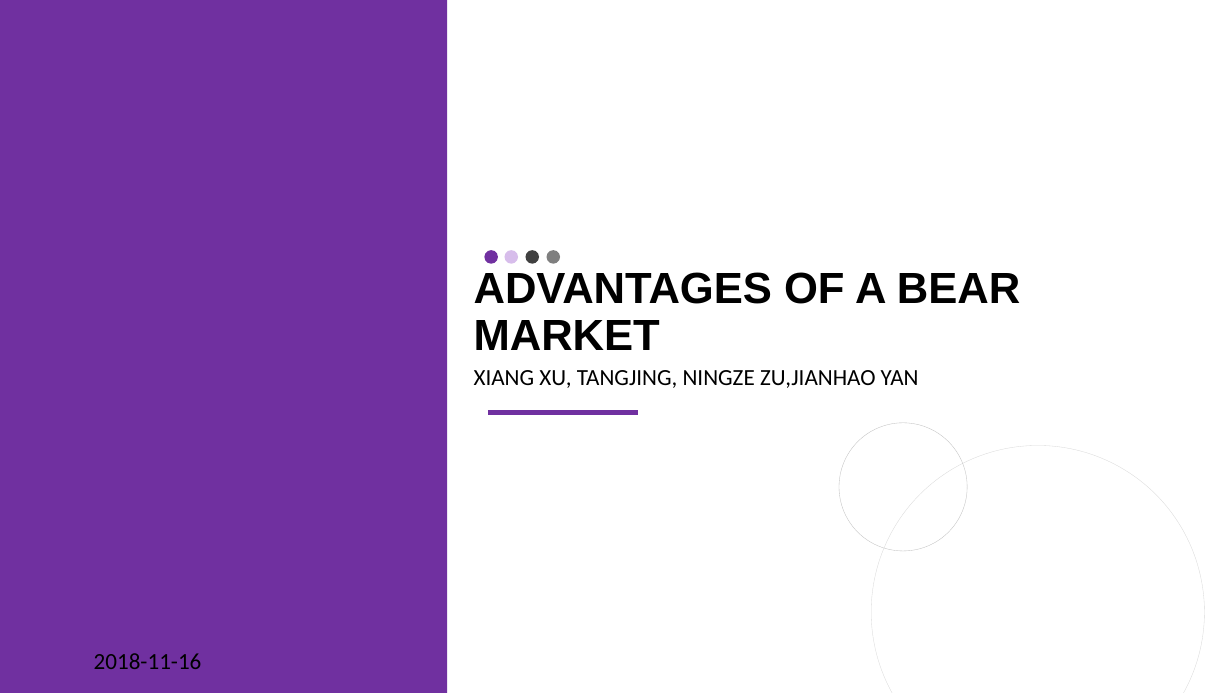
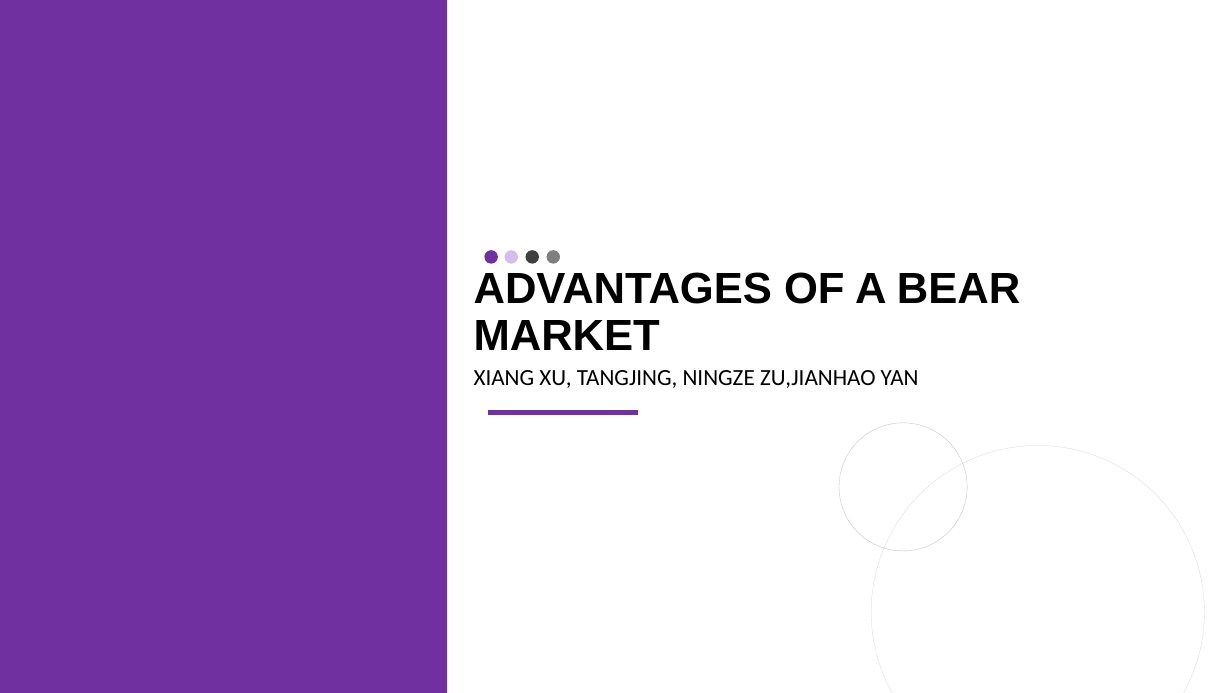
Before and after one commit to xiangx7805/MA615_TeamAssign, a slide deck: slide 1 of Officer/FinishedTemp.pptx. Drawn at 1232x693 pixels with LibreOffice and Linux fonts; fonts in the diff are those of the drawing. Boxes give left, top, right and bottom in pixels: in the first picture for what was removed or moved away, otherwise in the second. Text is boxed around its words. In the diff, an @@ line names an element or a change of style, - is before the commit and + after.

```diff
--- a/Officer/FinishedTemp.pptx
+++ b/Officer/FinishedTemp.pptx
@@ text removed at (x1=94, y1=653, x2=202, y2=669) @@
-2018-11-16
```
Also in this commit, not shown: 7 other slides changed, 2 other files.
